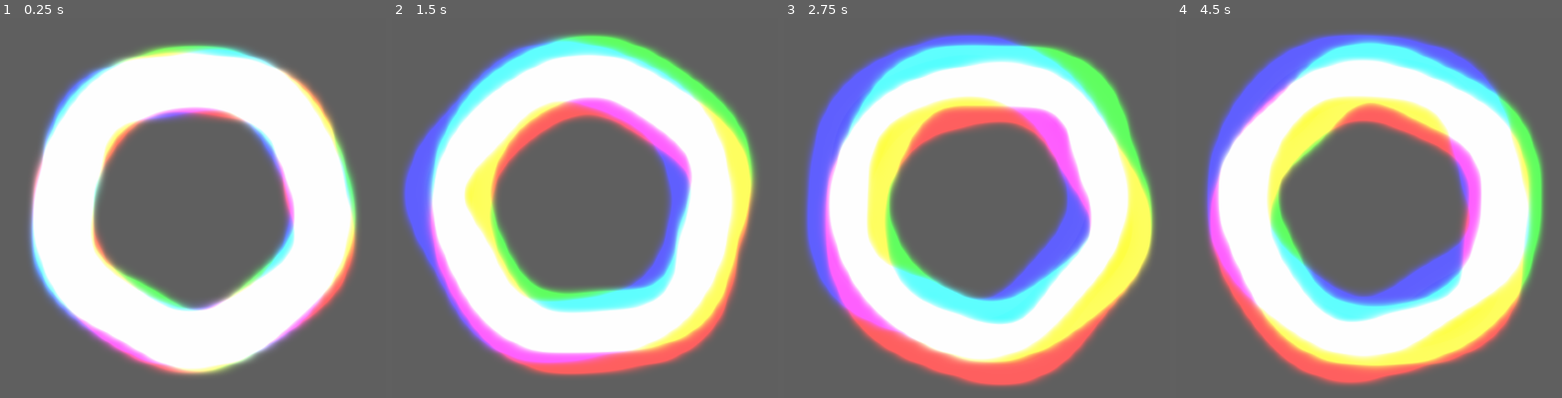
Above: before the commit, frames 1-4 (left to right).
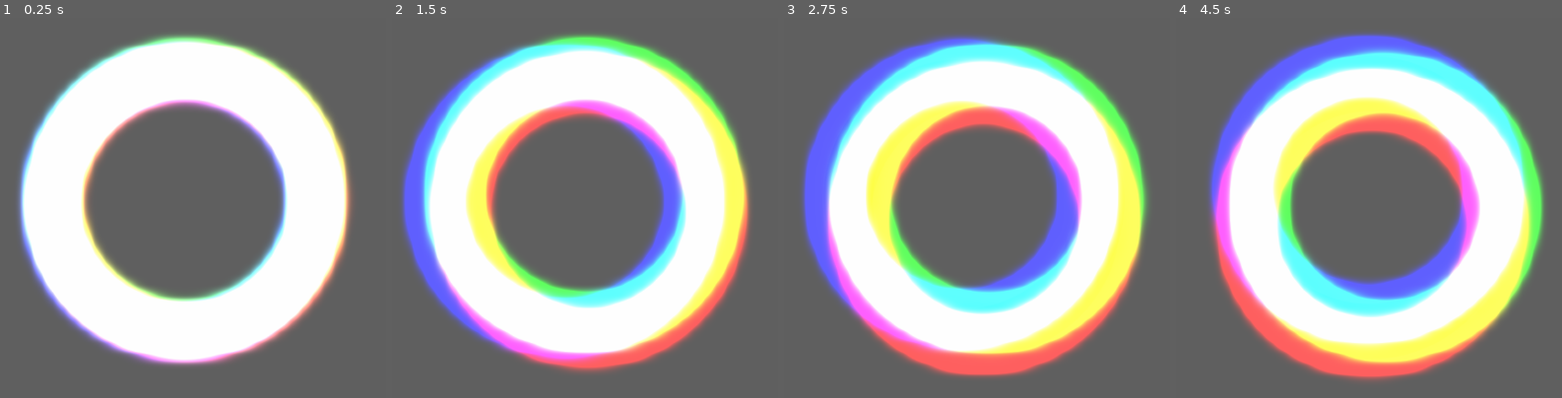
Above: after the commit, the same moments.

Repository: LeftCircle/FxPlayground
Game: Godot game, scene res://main.tscn
Two runs of this game, one before a commit and one after it. Both use one fixed random seed, a clock stepped at 60 frames per second and the inputs below. The engine's default icon, where the game draws it, is replaced by a stand-in: a white triangle on a blue panel in a dark square.
Inputs (mouse positions are in pixels of both pictures, inside the frame that each line leads up to):
- Up to frame 1 (0.25 s): no input
- Up to frame 2 (1.5 s): tap Enter at 0.5 s; move the mouse to (770, 200) at 0.52 s; tap Shift at 0.6 s; click (770, 200) at 0.67 s; drag from (438, 242) to (557, 310) at 1.27 s
- Up to frame 3 (2.75 s): move the mouse to (1069, 124) at 2.02 s; tap Shift at 2.1 s; click (1069, 124) at 2.17 s
- Up to frame 4 (4.5 s): drag from (1341, 310) to (outside the picture) at 2.77 s; move the mouse to (outside the picture) at 3.52 s; tap Shift at 3.6 s; click (outside the picture) at 3.67 s; drag from (outside the picture) to (1264, 109) at 4.27 s

The runs differ from the first frame. In frame 1, 16% of the frame differs, in the area x 4-93%, y 4-95%; in frame 2, 26%, in the area x 2-95%, y 4-95%; in frame 3, 23%; in frame 4, 25%.

Commit message:
Going for a neat line distortion

Diff:
--- /dev/null
+++ b/resources/shaders/canvas_item/line_distortion.gdshader
@@ -0,0 +1,17 @@
+shader_type canvas_item;
+
+uniform sampler2D image;
+uniform float time;
+
+void fragment() {
+    vec4 color = texture(image, FRAGCOORD.xy / SCREEN_PIXEL_SIZE);
+
+    float lineThickness = 0.05;
+    float noise = sin(FRAGCOORD.y * 100.0 + time * 5.0) * 0.02;
+    float pattern = mod(FRAGCOORD.x / SCREEN_PIXEL_SIZE.x + noise, lineThickness);
+
+    float mask = step(pattern, 0.01); // Adjust the threshold for thicker/thinner lines
+
+    vec4 lineColor = vec4(0.0, 0.0, 0.0, 1.0); // Black lines
+    COLOR = mix(color, lineColor, mask);
+}
--- /dev/null
+++ b/resources/shaders/canvas_item/simple_rain.gdshader
@@ -0,0 +1,61 @@
+// simple rain/snow shader
+// useful learning resources:
+// https://www.ronja-tutorials.com/post/034-2d-sdf-basics/#circle
+// https://iquilezles.org/articles/distfunctions2d/
+
+shader_type canvas_item;
+
+// can make snow by adjusting values
+uniform int count: hint_range(0, 2000) = 150;
+uniform float slant: hint_range(-0.1, 0.1) = -0.01;
+uniform float speed: hint_range(0.0, 100.0) = 50.0;
+uniform float blur: hint_range(0.0005, 0.1) = 0.002;
+uniform vec4 colour: source_color = vec4(1.0, 1.0, 1.0, 1.0);
+uniform vec2 size = vec2(0.005, 0.2);
+uniform sampler2D screen_texture : hint_screen_texture, repeat_disable, filter_nearest;
+
+float line_sdf(vec2 p, vec2 s) {
+    vec2 d = abs(p) - s;
+    return min(max(d.x, d.y), 0.0) + length(max(d, 0.0));
+}
+
+float Hash(float x) {
+    return fract(sin(x * 18.34) * 51.78);
+}
+
+float Hash2(float x) {
+    return fract(sin(x * 25.42) * 21.24);
+}
+
+void fragment() {
+	// inspector issue with tiny vec 2
+    vec2 s = size * 0.1;
+	// to work at the start
+    float time = TIME + 1000.0;
+    vec2 uv = UV;
+	// slant each line left or right
+    uv.x += uv.y * slant;
+    float output = 0.0;
+	vec4 screen_color = textureLod(screen_texture, SCREEN_UV, 1.0);
+
+    for (int i = 1; i <= count; i++) {
+        float h1 = Hash(float(i));
+        float h2 = Hash2(float(i));
+		// make it so the lines move in the direction of the slant as well
+		// otherwise they would go directly down no matter what slant is
+        float sl = h1 * uv.y * -slant;
+		// compute random x position of line, multiply by 1.2 to cover the far edges more predictably
+        float pos_mod_x = h1 * 1.2;
+		// there is probably better way to do this, to prevent line from moving too slow compared to other lines
+        float pos_mod_y = max(h2 * speed, pos_mod_x * speed);
+		// wrap y values around to loop the anim
+        vec2 position = vec2(pos_mod_x + sl, -mod(-pos_mod_y * time * 0.1, -1.));
+        float sdf = line_sdf(uv - position, s);
+        output += clamp(- sdf / blur, 0.0, 1.0);
+    }
+
+    //COLOR = vec4(colour.rgb, output);
+	vec3 r_color = clamp(screen_color.rgb - vec3(0.25), vec3(0.0), vec3(1.0));
+	r_color = vec3(UV.x, UV.y, 0.0);
+	COLOR = vec4(r_color, output);
+}
--- /dev/null
+++ b/resources/shaders/spatial/line_distortion.gdshader
@@ -0,0 +1,30 @@
+shader_type spatial;
+
+uniform sampler2D source_image;
+uniform vec2 image_size;
+uniform float time;
+
+void fragment() {
+    vec2 uv = FRAGCOORD.xy / image_size;
+
+    // Parameters for the rectangles
+    float rect_width = 0.01; // Adjust to change the width of the rectangles
+    float rect_height = 0.1; // Adjust to change the height of the rectangles
+
+    // Find the center of the rectangle that the current pixel belongs to
+    float rect_center_x = floor(uv.x / rect_width) * rect_width + rect_width / 2.0;
+    float rect_center_y = floor(uv.y / rect_height) * rect_height + rect_height / 2.0;
+
+    // Sample the center color
+    vec4 center_color = texture(source_image, vec2(rect_center_x, rect_center_y));
+
+    // Compute blend factor from bottom to top of the rectangle
+    float blend_factor = (uv.y - (floor(uv.y / rect_height) * rect_height)) / rect_height;
+
+    // Blend from white to the center color
+    vec4 blended_color = mix(vec4(1.0), center_color, blend_factor);
+
+    // Output the final color
+    ALBEDO = blended_color.rgb;
+    ALPHA = blended_color.a;
+}
--- /dev/null
+++ b/resources/shaders/spatial/retro_sun.gdshader
@@ -0,0 +1,42 @@
+shader_type spatial;
+
+uniform sampler2D texture_albedo : source_color;
+uniform vec4 color_top : source_color = vec4(1.0, 0.0, 0.0, 1.0);
+uniform vec4 color_bottom : source_color = vec4(0.0, 0.0, 1.0, 1.0);
+uniform float intensity : hint_range(0.0, 10.0) = 1.0;
+uniform float position : hint_range(-0.5, 0.5) = 0.0;
+uniform float blend : hint_range(0.5, 2.0) = 0.5;
+uniform float angle : hint_range(0.0, 360.0) = 90.0;
+
+uniform float line_height_min : hint_range(0.0, 1.0) = 0.01;
+uniform float line_height_max : hint_range(0.0, 1.0) = 0.1;
+uniform int num_lines : hint_range(1, 10) = 6;
+uniform float speed : hint_range(0.0, 1.0) = 0.1;
+uniform float vertical_origin : hint_range(0.0, 1.0) = 0.0;
+
+void fragment() {
+    vec4 tex_color = texture(texture_albedo, UV);
+
+    float pivot = position + 0.5;
+    vec2 uv = UV - vec2(pivot);
+    float radians_angle = radians(angle);
+    float rotated = uv.x * cos(radians_angle) - uv.y * sin(radians_angle);
+    float pos = smoothstep((1.0 - blend) + position, blend + 0.0001 + position, rotated + pivot);
+    vec3 gradient_color = mix(color_bottom.rgb, color_top.rgb, pos);
+
+    float alpha = tex_color.a;
+
+    float moving_position = mod(TIME * speed, 1.0 + line_height_max);
+    for (int i = 0; i < num_lines; i++) {
+        float line_position = mod(moving_position + float(i) / float(num_lines), 1.0 + line_height_max) - line_height_max;
+        float adjusted_position = vertical_origin + (1.0 - vertical_origin) * line_position;
+        float line_height = mix(line_height_max, line_height_min, clamp(line_position, 0.0, 1.0));
+
+        float line_alpha = smoothstep(adjusted_position - line_height / 2.0, adjusted_position + line_height / 2.0, UV.y) - smoothstep(adjusted_position + line_height / 2.0, adjusted_position + line_height / 2.0 + 0.01, UV.y);
+        alpha *= (1.0 - line_alpha);
+    }
+
+    ALBEDO = mix(tex_color.rgb, gradient_color, alpha);
+    ALPHA = alpha;
+    EMISSION = gradient_color * intensity * alpha;
+}
--- /dev/null
+++ b/resources/shaders/spatial/screen_read_test.gdshader
@@ -0,0 +1,24 @@
+shader_type spatial;
+
+uniform sampler2D screen_texture : hint_screen_texture, repeat_disable, filter_nearest;
+
+void vertex() {
+	// Called for every vertex the material is visible on.
+}
+
+void fragment() {
+	// Called for every pixel the material is visible on.
+	vec4 screen_color = textureLod(screen_texture, SCREEN_UV, 1.0);
+	if (screen_color.b >= 0.05){
+		vec3 new_color = vec3(0.0);
+		ALBEDO = new_color;
+	}
+	else{
+		ALPHA = 0.0;
+	}
+}
+
+//void light() {
+	// Called for every pixel for every light affecting the material.
+	// Uncomment to replace the default light processing function with this one.
+//}
--- /dev/null
+++ b/scenes/3D/goat.tscn
@@ -0,0 +1,22 @@
+[gd_scene load_steps=4 format=3 uid="uid://bbc34046awoe8"]
+
+[ext_resource type="Texture2D" uid="uid://cwcqt0fiexpog" path="res://icon.svg" id="1_rg21o"]
+[ext_resource type="Shader" path="res://resources/shaders/canvas_item/simple_rain.gdshader" id="2_8mr3j"]
+
+[sub_resource type="ShaderMaterial" id="ShaderMaterial_4ecc1"]
+shader = ExtResource("2_8mr3j")
+shader_parameter/count = 366
+shader_parameter/slant = 0.1
+shader_parameter/speed = 0.12
+shader_parameter/blur = 0.0105
+shader_parameter/colour = Color(1, 1, 1, 1)
+shader_parameter/size = Vector2(0.055, 0.295)
+
+[node name="Goat" type="Node2D"]
+
+[node name="Sprite2D" type="Sprite2D" parent="."]
+texture = ExtResource("1_rg21o")
+
+[node name="rain" type="Sprite2D" parent="."]
+material = SubResource("ShaderMaterial_4ecc1")
+texture = ExtResource("1_rg21o")
--- /dev/null
+++ b/scenes/3D/sunset.tscn
@@ -0,0 +1,28 @@
+[gd_scene load_steps=4 format=3 uid="uid://mhyvnfvl2sji"]
+
+[ext_resource type="Shader" path="res://resources/shaders/spatial/retro_sun.gdshader" id="1_5kxhs"]
+[ext_resource type="Texture2D" uid="uid://cwcqt0fiexpog" path="res://icon.svg" id="2_u0i7b"]
+
+[sub_resource type="ShaderMaterial" id="ShaderMaterial_uhgig"]
+render_priority = 0
+shader = ExtResource("1_5kxhs")
+shader_parameter/color_top = Color(1, 0, 0, 1)
+shader_parameter/color_bottom = Color(0, 0, 1, 1)
+shader_parameter/intensity = 1.0
+shader_parameter/position = 0.0
+shader_parameter/blend = 1.14
+shader_parameter/angle = 90.0
+shader_parameter/line_height_min = 0.01
+shader_parameter/line_height_max = 0.1
+shader_parameter/num_lines = 6
+shader_parameter/speed = 0.1
+shader_parameter/vertical_origin = 0.0
+
+[node name="Sunset" type="Node3D"]
+
+[node name="Sprite3D" type="Sprite3D" parent="."]
+material_override = SubResource("ShaderMaterial_uhgig")
+texture = ExtResource("2_u0i7b")
+
+[node name="Sprite2D" type="Sprite2D" parent="."]
+texture = ExtResource("2_u0i7b")
--- /dev/null
+++ b/scenes/3D/tests/screen_read_test.tscn
@@ -0,0 +1,21 @@
+[gd_scene load_steps=4 format=3 uid="uid://0giedth7ua1b"]
+
+[ext_resource type="Texture2D" uid="uid://cwcqt0fiexpog" path="res://icon.svg" id="1_ts86i"]
+[ext_resource type="Shader" path="res://resources/shaders/spatial/screen_read_test.gdshader" id="2_t1xvx"]
+
+[sub_resource type="ShaderMaterial" id="ShaderMaterial_t5qad"]
+render_priority = 0
+shader = ExtResource("2_t1xvx")
+
+[node name="ScreenReadTest" type="Node3D"]
+
+[node name="Sprite3D" type="Sprite3D" parent="."]
+texture = ExtResource("1_ts86i")
+
+[node name="Sprite3D2" type="Sprite3D" parent="."]
+transform = Transform3D(1, 0, 0, 0, 1, 0, 0, 0, 1, 0, -0.145503, 0.408279)
+material_override = SubResource("ShaderMaterial_t5qad")
+texture = ExtResource("1_ts86i")
+
+[node name="Camera3D" type="Camera3D" parent="."]
+transform = Transform3D(1, 0, 0, 0, 1, 0, 0, 0, 1, 0, 0, 3.83721)
--- /dev/null
+++ b/scenes/playground/goat/distortion.tscn
@@ -0,0 +1,14 @@
+[gd_scene load_steps=4 format=3 uid="uid://ckre8umlu2u04"]
+
+[ext_resource type="Texture2D" uid="uid://cwcqt0fiexpog" path="res://icon.svg" id="1_iraeh"]
+[ext_resource type="Shader" path="res://resources/shaders/canvas_item/line_distortion.gdshader" id="1_mxu0y"]
+
+[sub_resource type="ShaderMaterial" id="ShaderMaterial_fcs0b"]
+shader = ExtResource("1_mxu0y")
+shader_parameter/time = null
+
+[node name="Distortion" type="Node2D"]
+
+[node name="Sprite2D" type="Sprite2D" parent="."]
+material = SubResource("ShaderMaterial_fcs0b")
+texture = ExtResource("1_iraeh")
Not shown: 1 places in main.tscn that only renumber resources
